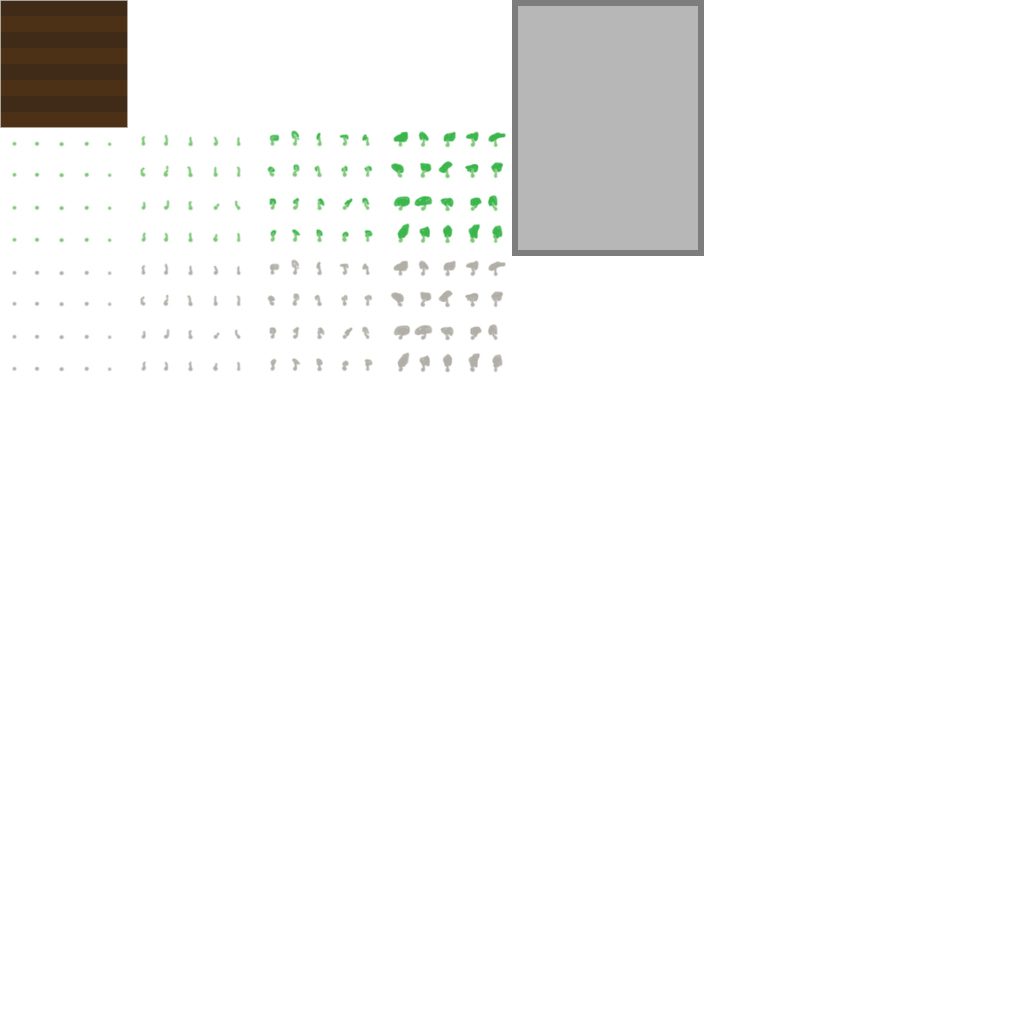
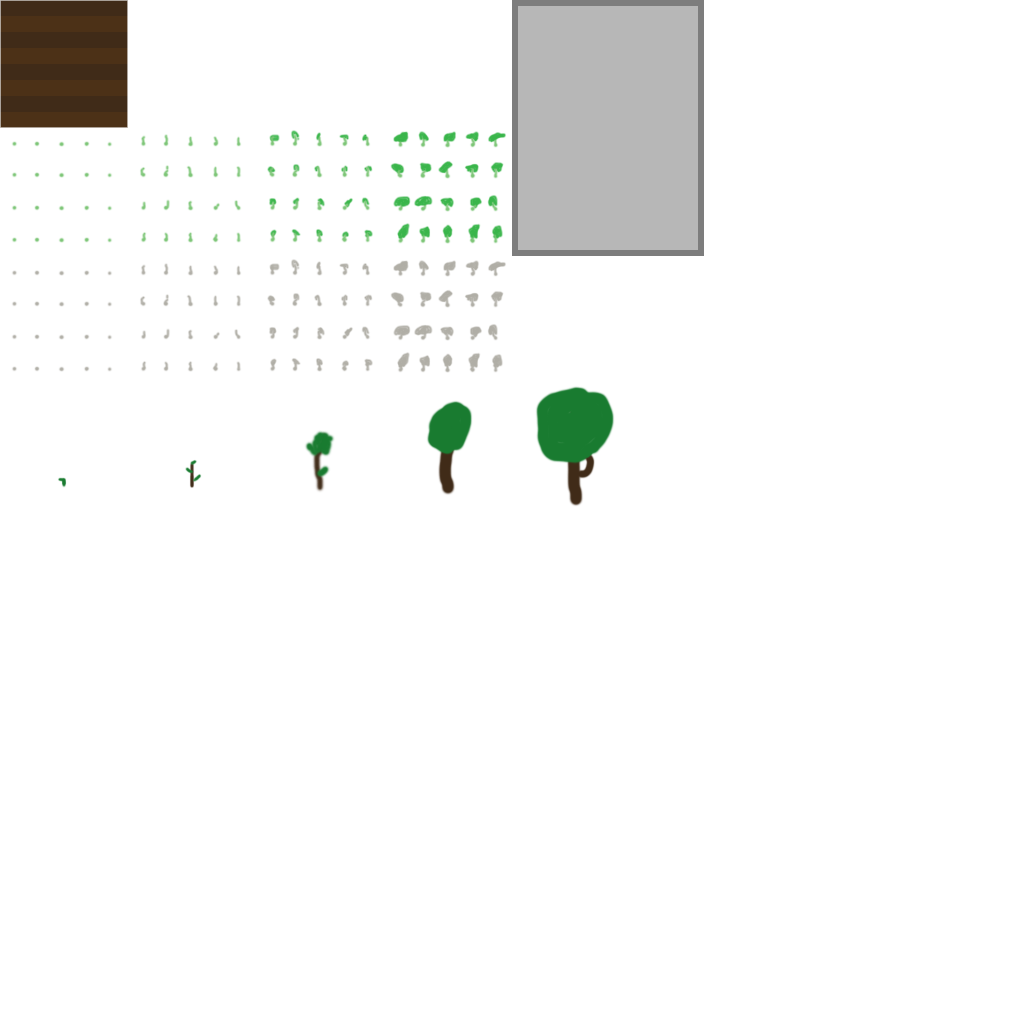
The second 1024×1024 image is a revision of the first. Changes to its layers:
added layer "Tree" above "Mushrooms" over [57, 386, 615, 507]
